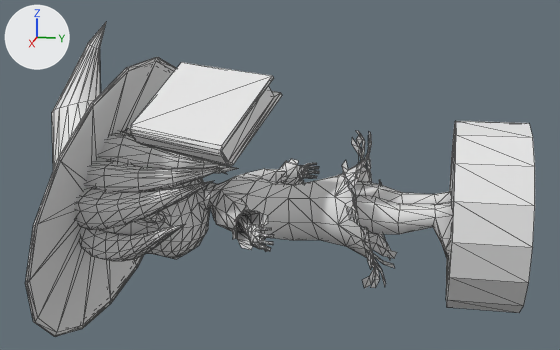
A saved change to the glTF model NeatDiggers/NeatDiggers/StaticFiles/models/pandora.glb.
One viewpoint serves both versions: a 50 mm lens placed at (2.162, 0.349, 0.627), pointed at (-0.012, -0.085, 0.084). The lights are fixed; the arrows at upper left show +X, +Y and +Z. Mesh edges are drawn as thin lines. Vertices at the same position are counted once.

The scene before the commit, as lines of its bpy script (objects in view):
```python
mat_material = principled_material('Material')
mat_material.base_color = (0.8, 0.8, 0.8)  # white #e7e7e7
me_nurbspath_011 = bpy.data.meshes.new('NurbsPath.011')
me_nurbspath_011.from_pydata(...)  # 1978 vertices, 3636 faces; spans x -0.442..0.45, y -0.821..0.602, z -0.438..0.518
me_nurbspath_011.materials.append(mat_material)  # white #e7e7e7
ob_hair = bpy.data.objects.new('hair', me_nurbspath_011)
ob_hair.location = (0.0, 0.0, 0.0)
```
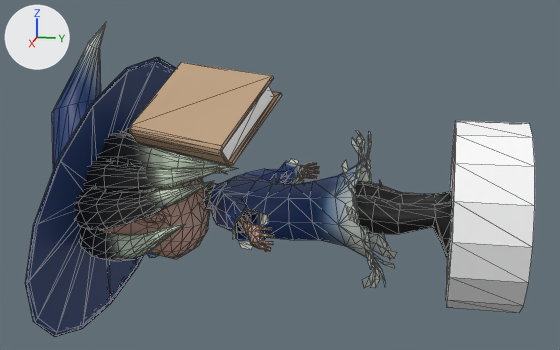
Boxes (x1, y1, x2, y2) around the edits, measured in the pictures (560 x 350 px):
'hair', surface changed, reshaped: (25, 21, 535, 337) in both

Diff of the bpy script that builds the scene:
```diff
--- a/NeatDiggers/NeatDiggers/StaticFiles/models/pandora.glb.py
+++ b/NeatDiggers/NeatDiggers/StaticFiles/models/pandora.glb.py
@@ img_pattertn @@
+img_pattertn = load_image('pattertn', '_unpacked/pattertn', 603, 360, 'sRGB')
@@ mat_material @@
 mat_material = principled_material('Material')
-mat_material.base_color = (0.8, 0.8, 0.8)  # white #e7e7e7
+mat_material.texture = img_pattertn
@@ me_nurbspath_011 @@
 # used by ob_hair; location = (0.0, 0.0, 0.0)
-me_nurbspath_011.from_pydata(...)  # 1978 vertices, 3636 faces; spans x -0.442..0.45, y -0.821..0.602, z -0.438..0.518
+me_nurbspath_011.from_pydata(...)  # 2010 vertices, 3686 faces; spans x -0.442..0.45, y -0.821..0.602, z -0.438..0.518
+# me_nurbspath_011 part 1: 3636 kept faces spanning x -0.442..0.45, y -0.821..0.602, z -0.438..0.518 get new texture (UV) coordinates
 me_nurbspath_011.materials.append(mat_material)
```
